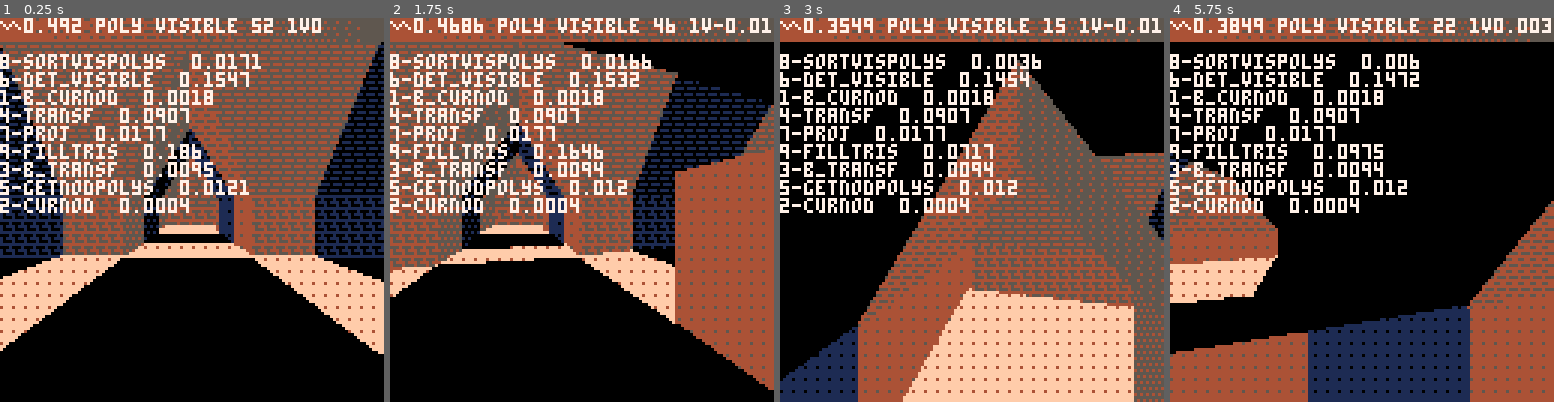
Above: before the commit, frames 1-4 (left to right).
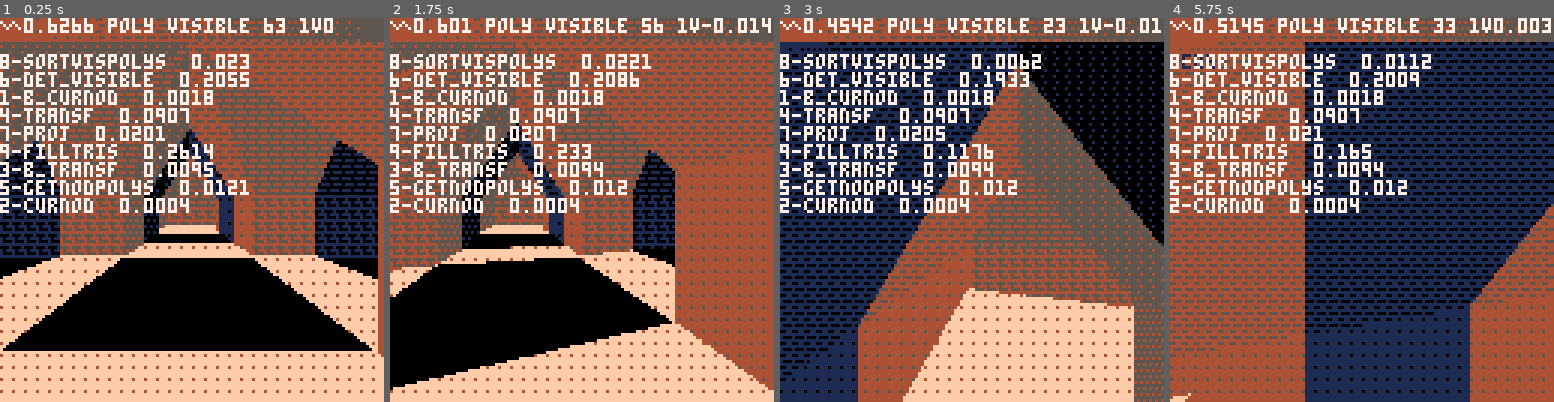
Above: after the commit, the same moments.

Repository: yourykiki/pico8
Game: PICO-8 cartridge temple.p8
The game is run twice, just before and just after one commit, with the same random seed, the same clock (stepped at 60 frames per second) and the same inputs.
Inputs:
- Up to frame 1 (0.25 s): no input
- Up to frame 2 (1.75 s): hold Right from 1.6 s (still down)
- Up to frame 3 (3 s): release Right at 2.1 s; hold Up 2.15-2.42 s; hold Right from 2.47 s (still down)
- Up to frame 4 (5.75 s): release Right at 3.03 s; hold Left 3.08-3.58 s; hold Down 3.63-3.97 s; hold Right 4.02-4.68 s; hold Up 4.73-5.03 s; hold Left 5.08-5.68 s; hold Down from 5.73 s (still down)

The runs differ from the first frame. In frame 1, 22% of the frame differs, in the area x 0-100%, y 0-100%; in frame 2, 25%; in frame 3, 23%; in frame 4, 48%.

Commit message:
clip on polygon

Diff:
--- a/temple.p8
+++ b/temple.p8
@@ -329,17 +329,19 @@
     poly[5],--col
     i}--idx normal
 
-   local tclips=t_clip({0,0,1},
+   local tc=t_clip({0,0,1},
     {0,0,1},v_view,polyidx)
-   for t in all(tclips) do
+--   for tc in all(tclips) do
     -- add clipped polygon
-    local z=(v_view[t[1]][3]
-     +v_view[t[2]][3]
-     +v_view[t[3]][3]
-     +v_view[t[4]][3])/4
+   if tc then
+    local z=0
+    for itc=1,#tc do
+     z+=v_view[tc[itc]][3]
+    end
+				z/=#tc
     add(vispolys,{
      key=z,
-     poly=t
+     poly=tc
     })
    end
   end
@@ -359,6 +361,7 @@
  v_normz(lgt)
 
  -- drawing visible poly
+ -- fixme
  for j=#vispolys,1,-1 do
   local ipoly=vispolys[j].poly
   local v1,v2,v3,v4,c,idx=
@@ -366,12 +369,9 @@
 	  proj[ipoly[2]],
 	  proj[ipoly[3]],
 	  proj[ipoly[4]],
-	  ipoly[5],
-	  ipoly[6]
---local w1,w2,w3=
---v_view[itri[1]],
---v_view[itri[2]],
---v_view[itri[3]]
+	  ipoly[#ipoly-1],
+	  ipoly[#ipoly]
+
   --color and dither
   color(c)
   local ptn=v_dot(_norms[idx],lgt)
@@ -379,6 +379,11 @@
   fillp(dith2[flr(ptn)])
   tri(v1[1],v1[2],v2[1],v2[2],v3[1],v3[2],c)
   tri(v1[1],v1[2],v3[1],v3[2],v4[1],v4[2],c)
+  if #ipoly>6 then
+   local v5=proj[ipoly[5]]
+   tri(v1[1],v1[2],v4[1],v4[2],v5[1],v5[2],c)
+   print"yeah"
+  end
 --
 --fillp()
 --line(64+w1[1],128-w1[3],64+w2[1],128-w2[3],8)
@@ -601,59 +606,46 @@
  },
  {},{}
 
- local pdot,d=
+ local pdot,res,d,last=
   v_dot(v_nrm,v_pln),{}
- for i=1,4 do
-  d[i]=v_dot(v_nrm,poly[i])-pdot
-  if d[i]>0 then
-   add(v_in,i)
+
+ for i=1,5 do
+  local j,prevj=
+   (i-1)%4+1,(i-2)%4+1
+  d=v_dot(v_nrm,poly[j])-pdot
+  if last==nil then
+   last=d>0 and "in" or "out"
+  elseif d>0 then
+   if last=="out" then
+    --calc intersect
+    local v1=
+     v_intsec(v_pln,v_nrm,poly[prevj],poly[j])
+    --add res
+    local idx=max_vrtx+nb_clip+1
+    v_view[idx]=v1
+    nb_clip+=1
+    add(res,idx)
+   end
+   add(res,polyidx[j])
+   last="in"
   else
-   add(v_out,i)
-  end
- end
- if (#v_in==4) return {polyidx}
---f if #v_in==1 and #v_out==2 then
-  --make a new tri with
-  --inside point and
-  --new points
---f  local v1,v2=
---f   v_intsec(v_pln,v_nrm,tri[v_in[1]],tri[v_out[1]]),
---f   v_intsec(v_pln,v_nrm,tri[v_in[1]],tri[v_out[2]])
---f  idx1=max_vrtx+nb_clip+1
---f  idx2=idx1+1
---f  v_view[idx1],v_view[idx2]=
---f   v1,v2
---f  nb_clip+=2
---f  return {
---f   {triidx[v_in[1]],
---f   idx1,
---f   idx2,
---f   triidx[4],
---f   triidx[5]}
---f  }
---f end
---f if #v_in==2 and #v_out==1 then
---f  local v1,v2=
---f   v_intsec(v_pln,v_nrm,tri[v_in[1]],tri[v_out[1]]),
---f   v_intsec(v_pln,v_nrm,tri[v_in[2]],tri[v_out[1]])
---f  idx1=max_vrtx+nb_clip+1
---f  idx2=idx1+1
---f  v_view[idx1],v_view[idx2]=
---f   v1,v2
---f  nb_clip+=2
---f  return {
---f   {triidx[v_in[1]],
---f   triidx[v_in[2]],
---f   idx1,
---f   triidx[4],
---f   triidx[5]},
---f   {triidx[v_in[2]],
---f   idx1,
---f   idx2,
---f   triidx[4],
---f   triidx[5]}
---f  }
---f end
+   if last=="in" then
+    --calc intersect
+    local v1=
+     v_intsec(v_pln,v_nrm,poly[prevj],poly[j])
+    --add res
+    local idx=max_vrtx+nb_clip+1
+    v_view[idx]=v1
+    nb_clip+=1
+    add(res,idx)
+   end
+   last="out"
+  end
+ end
+ add(res,polyidx[5])
+ add(res,polyidx[6])
+
+ if (#res>=6) return res
  return nil
 end
 
